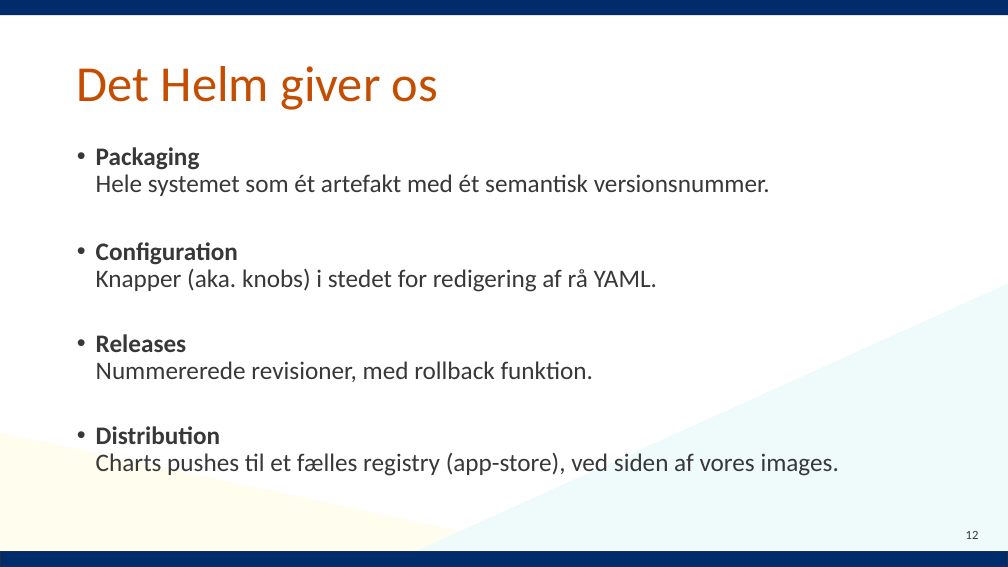
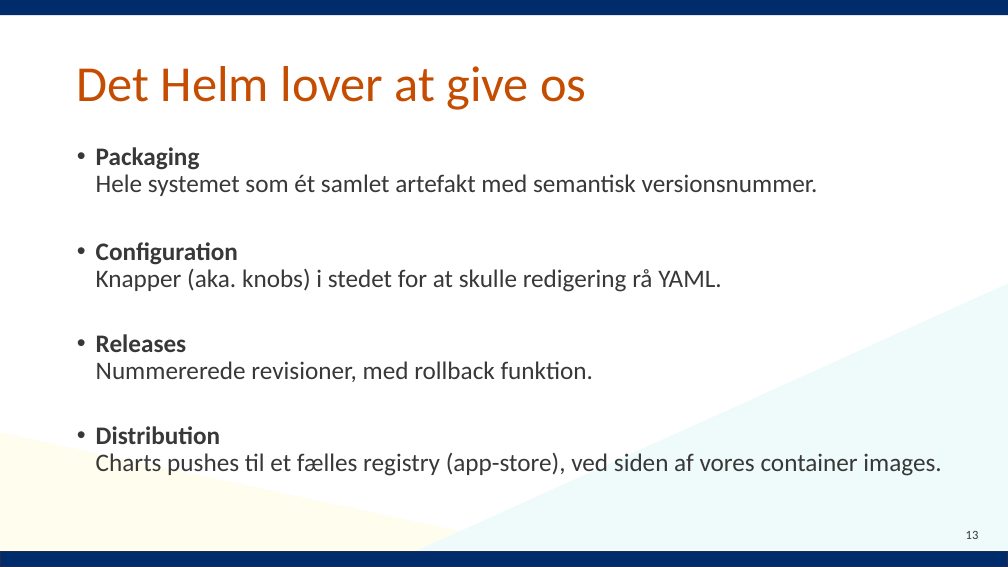
Before and after one commit to Notalib/workshop-helm-charts, a slide deck: slide 13 of Kubernetes_workshop_helm_chart.pptx (slide 12 before the commit). Drawn at 1008x567 pixels with LibreOffice and Linux fonts; fonts in the diff are those of the drawing; background and template pictures are left out. Boxes give left, top, right and bottom in pixels: in the first picture for what was removed or moved away, otherwise in the second. Text is boxed around its words. In the diff, an @@ line names an element or a change of style, - is before the commit and + after.

```diff
--- a/Kubernetes_workshop_helm_chart.pptx
+++ b/Kubernetes_workshop_helm_chart.pptx
@@ title at (77,66,586,110): text changed @@
-Det Helm giver os
+Det Helm lover at give os
@@ text at (96,147,818,292): text changed @@
-• Packaging
-  Hele systemet som ét artefakt med ét semantisk versionsnummer.
-• Configuration
-  Knapper (aka. knobs) i stedet for redigering af rå YAML.
+• Packaging
+  Hele systemet som ét samlet artefakt med semantisk versionsnummer.
+• Configuration
+  Knapper (aka. knobs) i stedet for at skulle redigering rå YAML.
@@ text at (96,426,941,476): text changed @@
-• Distribution
-  Charts pushes til et fælles registry (app-store), ved siden af vores images.
+• Distribution
+  Charts pushes til et fælles registry (app-store), ved siden af vores container images.
```
Also in this commit, not shown: 28 other slides changed, 30 slides added, 4 slides removed, 15 other files.
